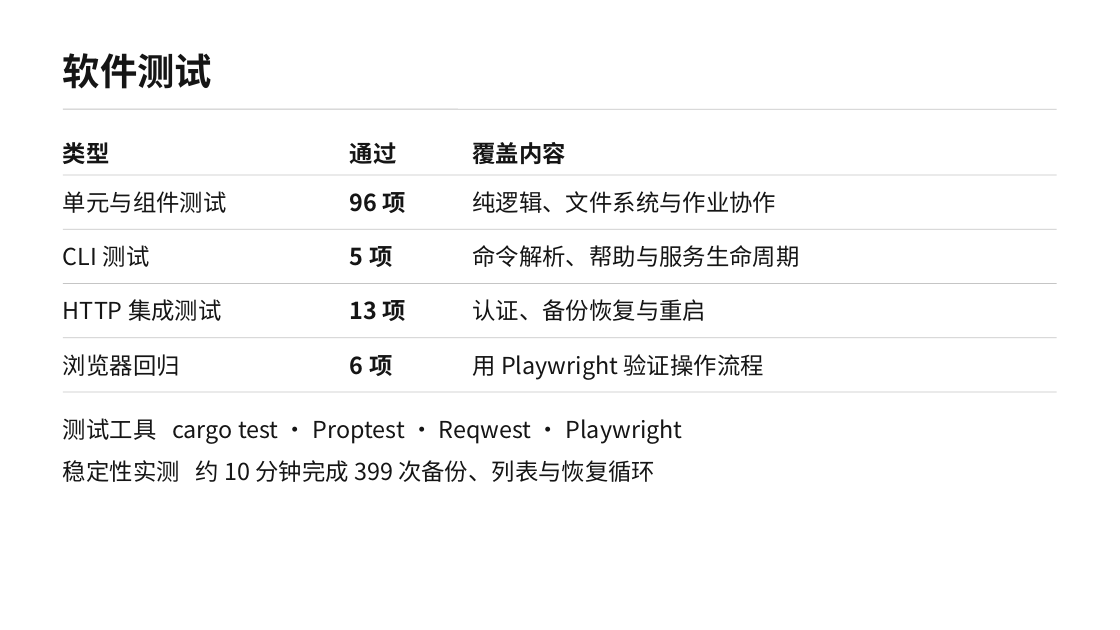
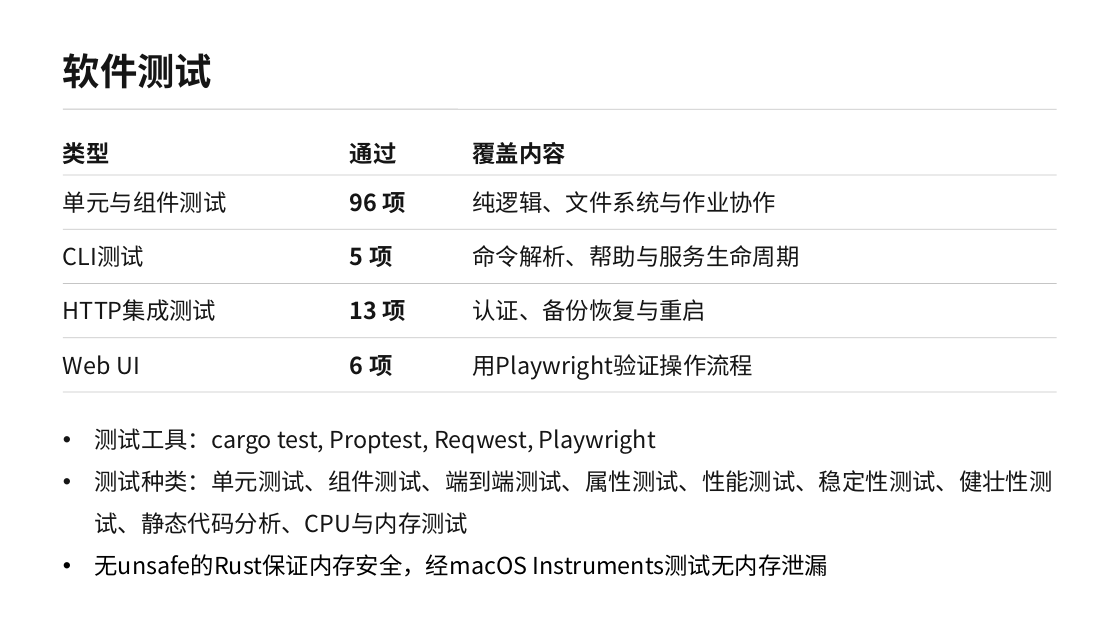
Before and after one commit to qi7876/software-development-exp, a slide deck: slide 5 of docs/report/report.pptx. Drawn at 1120x630 pixels with LibreOffice and Linux fonts; fonts in the diff are those of the drawing. Boxes give left, top, right and bottom in pixels: in the first picture for what was removed or moved away, otherwise in the second. Text is boxed around its words. In the diff, an @@ line names an element or a change of style, - is before the commit and + after.

```diff
--- a/docs/report/report.pptx
+++ b/docs/report/report.pptx
@@ text at (63, 245, 144, 267): spaces changed @@
-CLI 测试
+CLI测试
@@ text at (63, 299, 216, 321): spaces changed @@
-HTTP 集成测试
+HTTP集成测试
@@ text at (63, 355, 140, 375): text changed @@
-浏览器回归
+Web UI
@@ text at (472, 354, 753, 380): spaces changed @@
-用 Playwright 验证操作流程
+用Playwright验证操作流程
@@ text "测试工具：cargo test, Proptest, Reqwest, Playwright" at (94, 428, 1052, 577): vertical alignment middle to top @@
@@ text at (94, 428, 1052, 577): text changed @@
-测试工具 cargo test · Proptest · Reqwest · Playwright
+• 测试工具：cargo test, Proptest, Reqwest, Playwright
+• 测试种类：单元测试、组件测试、端到端测试、属性测试、性能测试、稳定性测试、健壮性测试、静态代码分析、CPU与内存测试
+• 无unsafe的Rust保证内存安全，经macOS Instruments测试无内存泄漏
@@ text removed at (63, 460, 655, 482) @@
-稳定性实测 约 10 分钟完成 399 次备份、列表与恢复循环
```
Also in this commit, not shown: 6 other slides changed.
